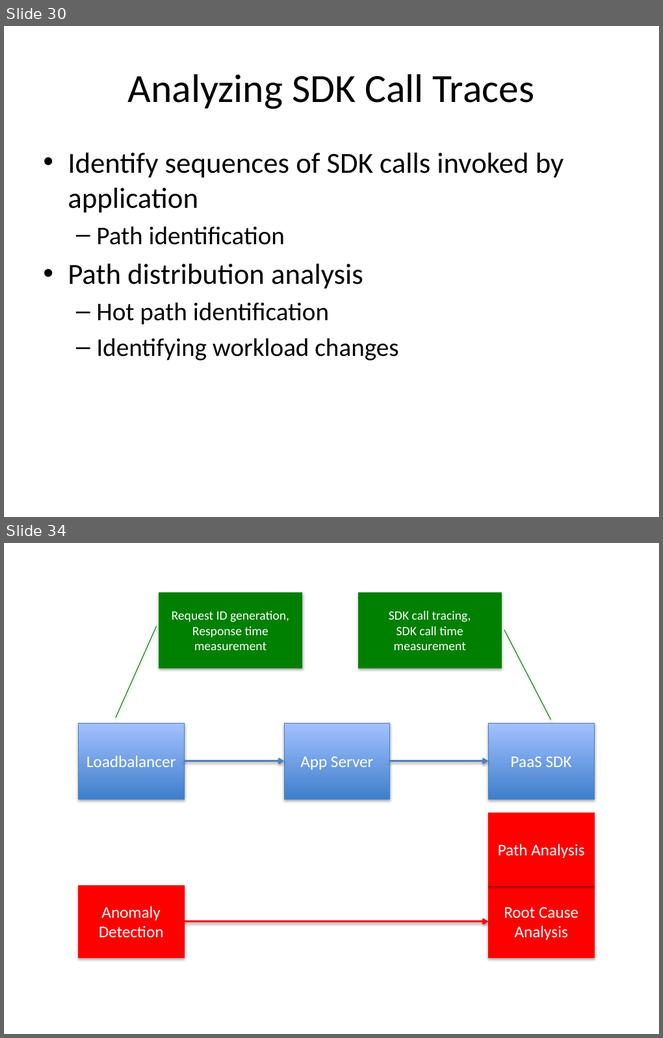
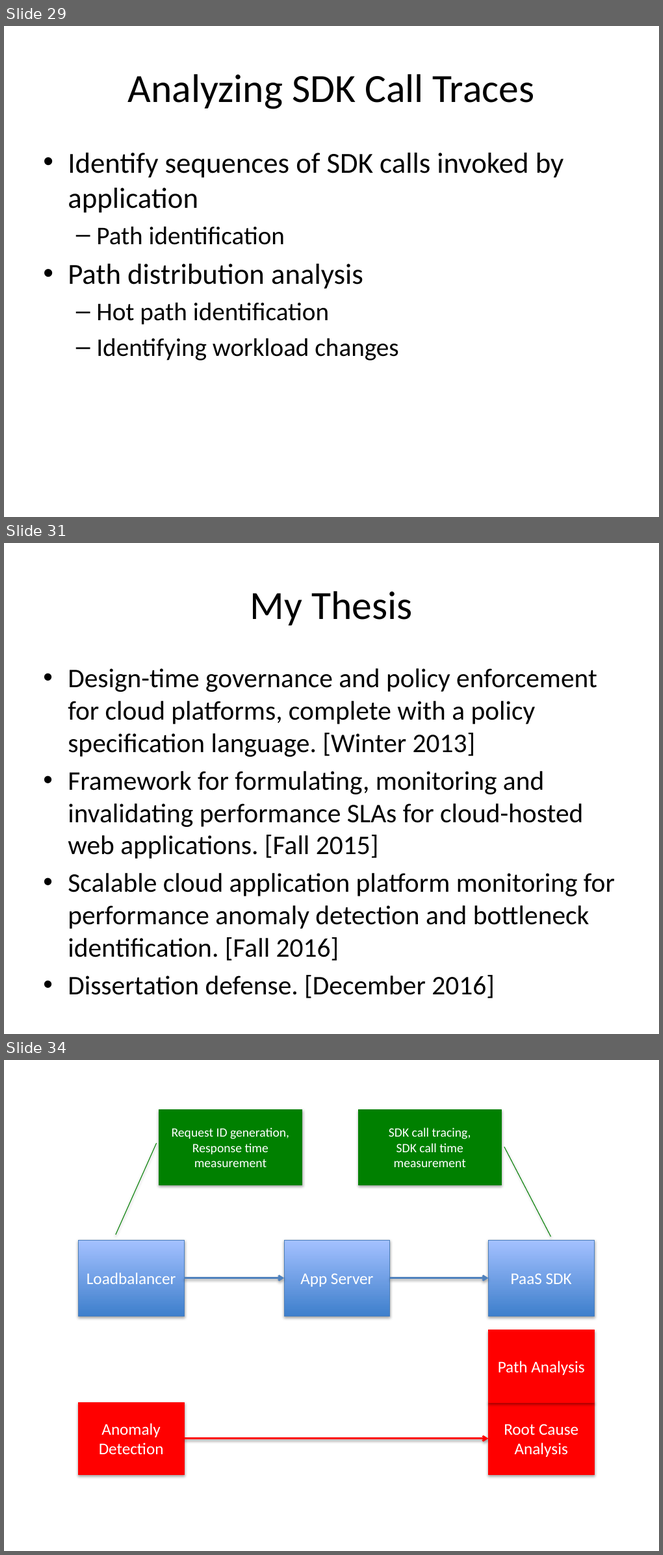
Before and after one commit to Dithn/eager-appscale, a slide deck: Eager/elk-experiment/appserver/system_design.pptx. Shown one above the other, each under a label of ours: slides 30 and 34 before the commit, slides 29, 31 and 34 after it; the slides between them are not shown. The pictures are 663x1038 and 663x1555 pixels, drawn with LibreOffice and Linux fonts; fonts in the diff are those of the drawing. Boxes give left, top, right and bottom in pixels: in the first picture for what was removed or moved away, otherwise in the second. Text is boxed around its words. In the diff, an @@ line names an element or a change of style, - is before the commit and + after.

```diff
--- a/Eager/elk-experiment/appserver/system_design.pptx
+++ b/Eager/elk-experiment/appserver/system_design.pptx
@@ slide 31 added at (4, 543, 659, 1034), background #FFFFFF @@
@@ title added at (250, 591, 412, 626), 44 pt, text #000000 @@
+My Thesis
@@ text added at (68, 668, 615, 995), 29.6 pt, text #000000 @@
+• Design-time governance and policy enforcement for cloud platforms, complete with a policy specification language. [Winter 2013]
+• Framework for formulating, monitoring and invalidating performance SLAs for cloud-hosted web applications. [Fall 2015]
+• Scalable cloud application platform monitoring for performance anomaly detection and bottleneck identification. [Fall 2016]
+• Dissertation defense. [December 2016]
@@ what was slide 30 is now slide 29 @@
```
Also in this commit, not shown: 8 slides changed, 2 other slides added, 3 slides removed.
